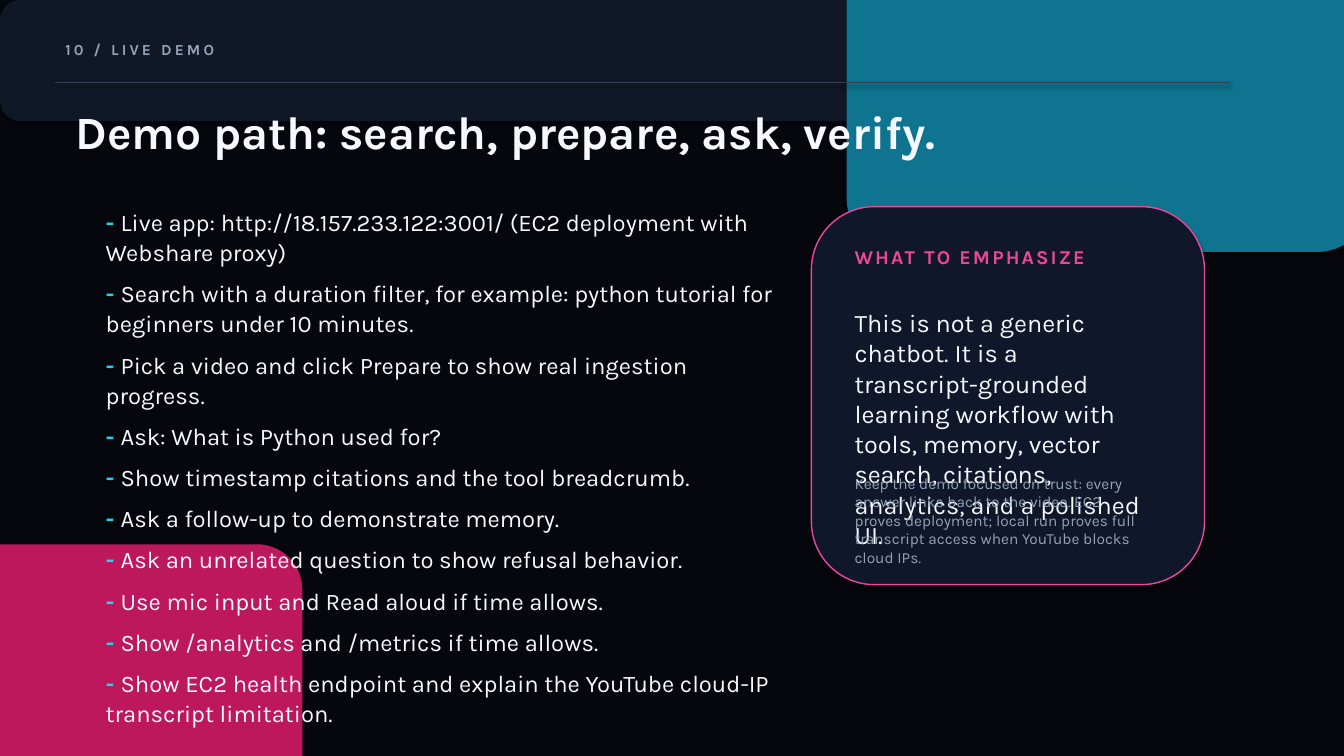
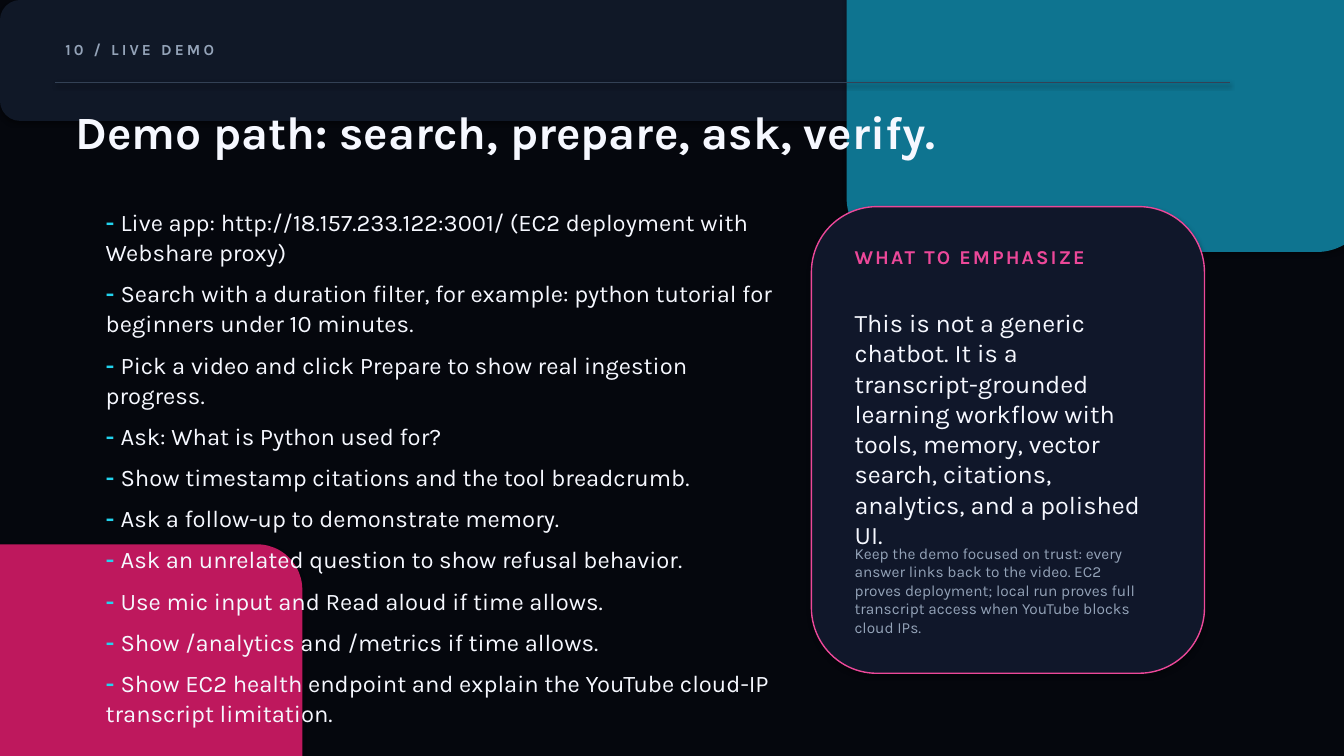
Before and after one commit to sabeurzarai/asktube-ai, a slide deck: slide 11 of docs/AskTube_AI_Presentation.pptx. Drawn at 1344x756 pixels with LibreOffice and Linux fonts; fonts in the diff are those of the drawing. Boxes give left, top, right and bottom in pixels: in the first picture for what was removed or moved away, otherwise in the second. Text is boxed around its words. In the diff, an @@ line names an element or a change of style, - is before the commit and + after.

```diff
--- a/docs/AskTube_AI_Presentation.pptx
+++ b/docs/AskTube_AI_Presentation.pptx
@@ rounded rectangle: place and size @@
-rounded rectangle at <box>812,207,1205,585</box>
+rounded rectangle at <box>812,207,1205,674</box>
@@ text "Keep the demo focused on ...": place and size @@
-text "Keep the demo focused on ..." at <box>855,475,1135,563</box>
+text "Keep the demo focused on ..." at <box>855,548,1135,633</box>
```
Also in this commit, not shown: 6 other slides changed, 1 other file.
